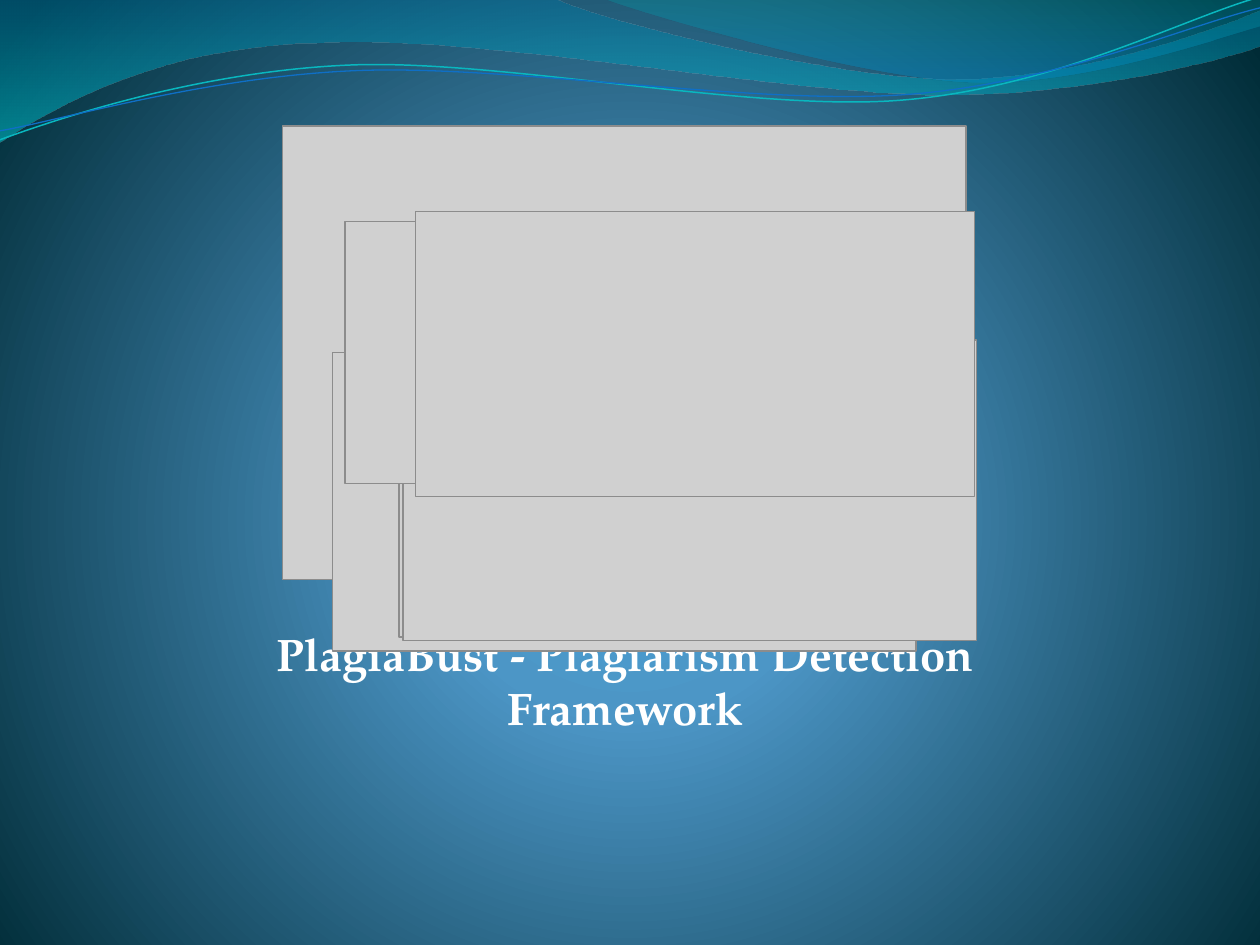
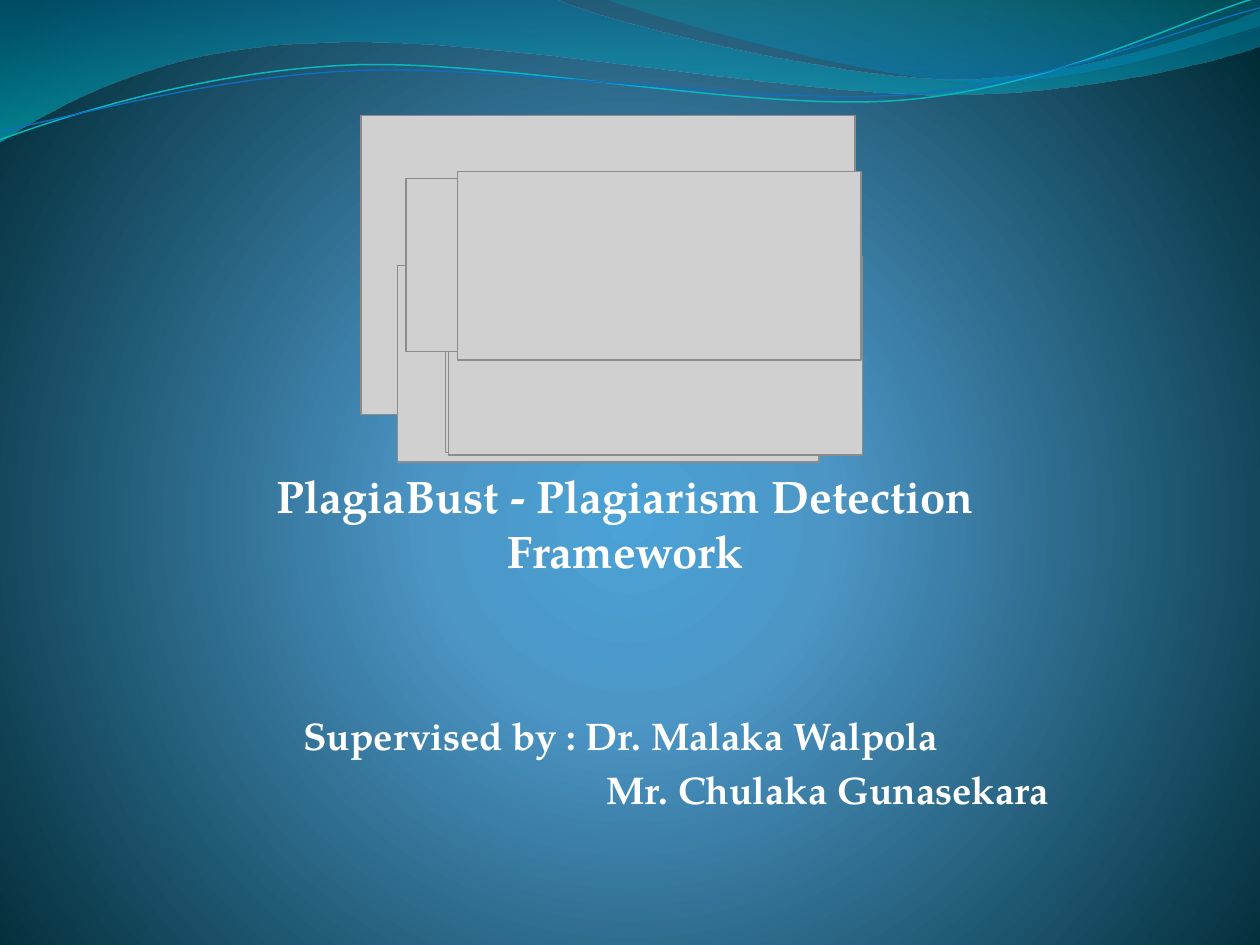
Before and after one commit to rohan501206/project-plagiabust, a slide deck: slide 1 of project docs/Final Presentation.pptx. Drawn at 1260x945 pixels with LibreOffice and Linux fonts; fonts in the diff are those of the drawing; grey boxes stand for pictures. Boxes give left, top, right and bottom in pixels: in the first picture for what was removed or moved away, otherwise in the second. Text is boxed around its words. In the diff, an @@ line names an element or a change of style, - is before the commit and + after.

```diff
--- a/project docs/Final Presentation.pptx
+++ b/project docs/Final Presentation.pptx
@@ picture: place and size @@
-picture at [282,126,966,580]
+picture at [360,116,854,416]
@@ picture: place and size @@
-picture at [345,222,858,484]
+picture at [406,179,776,352]
@@ picture: place and size @@
-picture at [416,212,974,498]
+picture at [457,171,861,359]
@@ picture: place and size @@
-picture at [333,353,916,651]
+picture at [397,265,819,461]
@@ picture: place and size @@
-picture at [399,343,975,636]
+picture at [445,258,861,452]
@@ picture: place and size @@
-picture at [403,340,976,640]
+picture at [449,257,863,455]
@@ subtitle "PlagiaBust - Plagiarism Detection Framework": place and size @@
-subtitle "PlagiaBust - Plagiarism Detection Framework" at [276,623,973,726]
+subtitle "PlagiaBust - Plagiarism Detection Framework" at [276,480,1048,805]
@@ subtitle at [303,722,1048,805]: paragraphs added @@
+Supervised by : Dr. Malaka Walpola
+Mr. Chulaka Gunasekara
```
Also in this commit, not shown: 24 other slides changed, 14 slides added, 8 slides removed.
